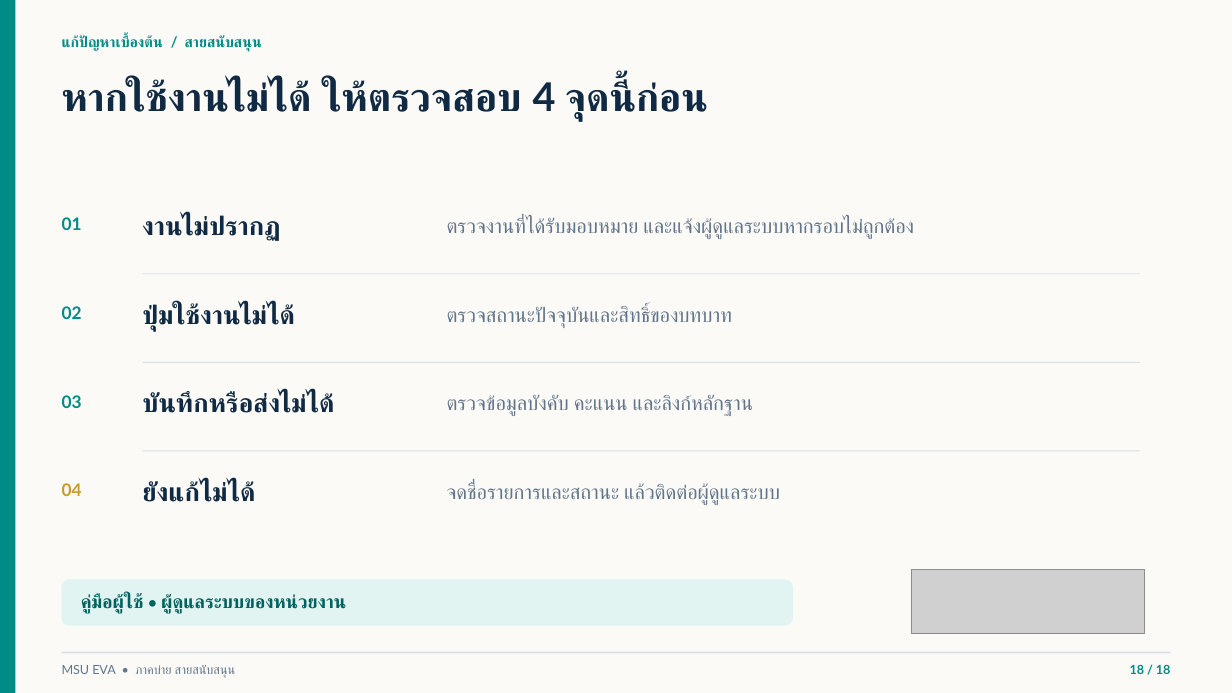
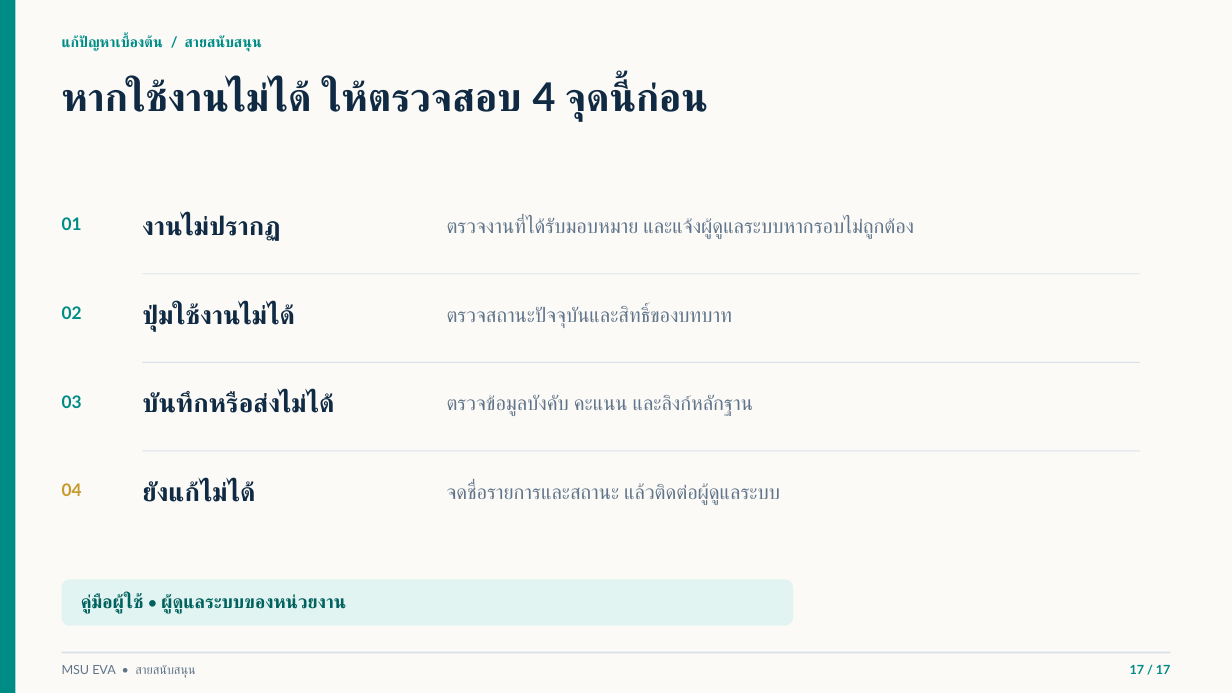
Before and after one commit to issenkku/issenkku-msu_eva-pass2, a slide deck: slide 17 of docs/MSU-EVA-อบรมสายสนับสนุน-ฉบับวิทยากร.pptx (slide 18 before the commit). Drawn at 1232x693 pixels with LibreOffice and Linux fonts; fonts in the diff are those of the drawing; grey boxes stand for pictures; background and template pictures are left out. Boxes give left, top, right and bottom in pixels: in the first picture for what was removed or moved away, otherwise in the second. Text is boxed around its words. In the diff, an @@ line names an element or a change of style, - is before the commit and + after.

```diff
--- a/docs/MSU-EVA-อบรมสายสนับสนุน-ฉบับวิทยากร.pptx
+++ b/docs/MSU-EVA-อบรมสายสนับสนุน-ฉบับวิทยากร.pptx
@@ picture removed at (911,570,1145,634) @@
@@ text at (62,665,196,678): text changed @@
-MSU EVA • ภาคบ่าย สายสนับสนุน
+MSU EVA • สายสนับสนุน
@@ text at (1130,665,1171,674): text changed @@
-18 / 18
+17 / 17
```
Also in this commit, not shown: 16 other slides changed, 1 slide removed, 8 other files.
